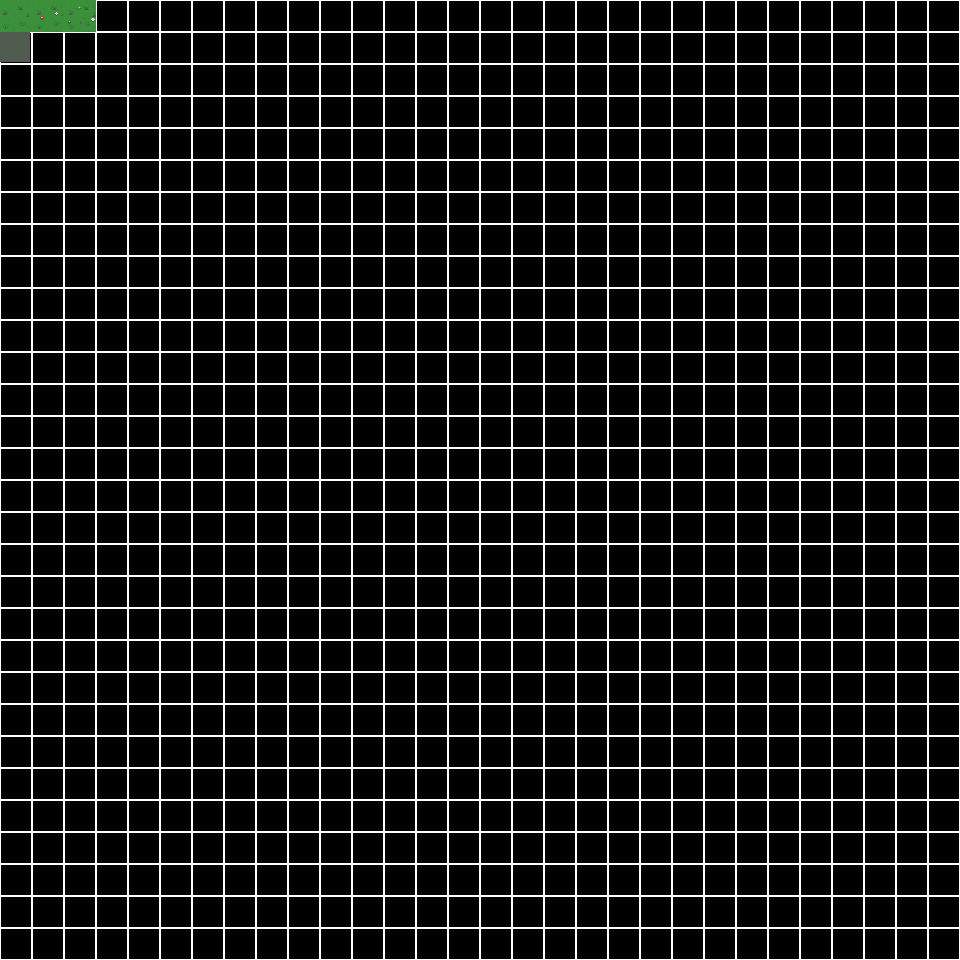
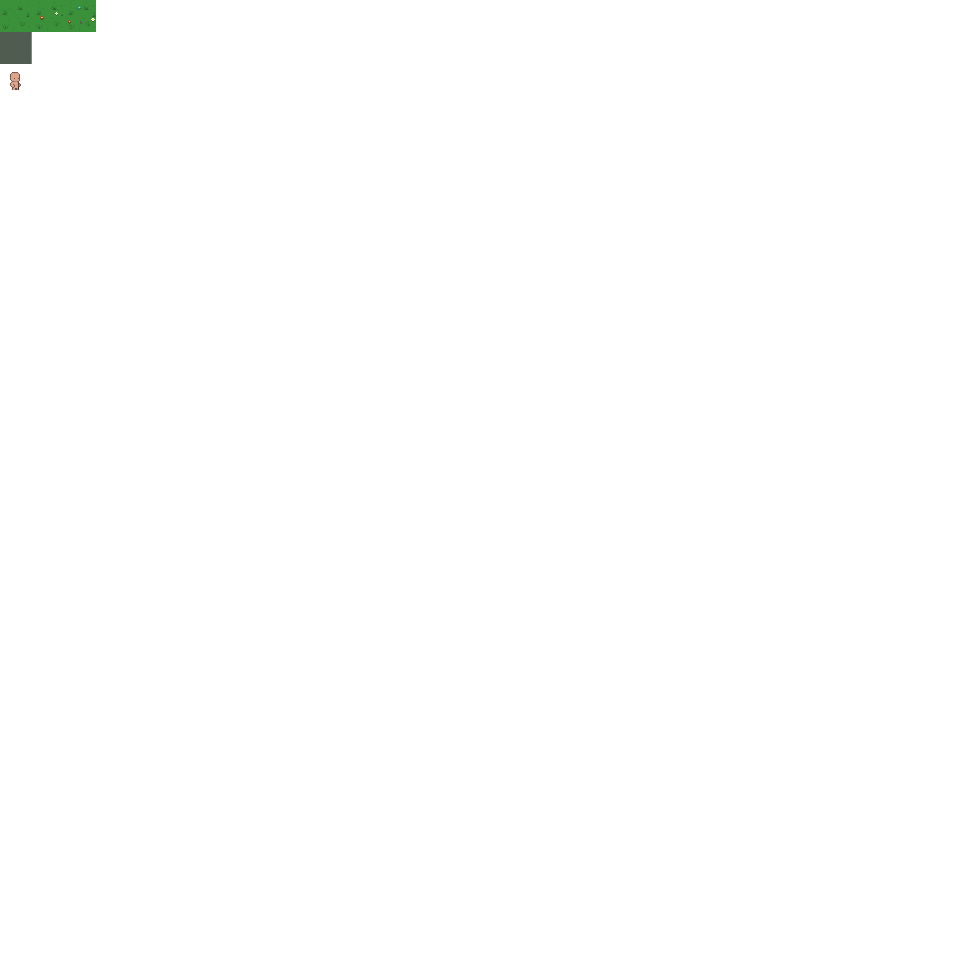
Layers edited between the first and the second (960, 960) image:
renamed "Layer 6" to "player", moved it above "grass", painted on it over [0, 1, 959, 959]
painted on "stone" over [0, 32, 82, 64]
renamed "Layer 5" to "HIDE WHEN EXPORTING", hid it, painted on it over [0, 1, 959, 959]
